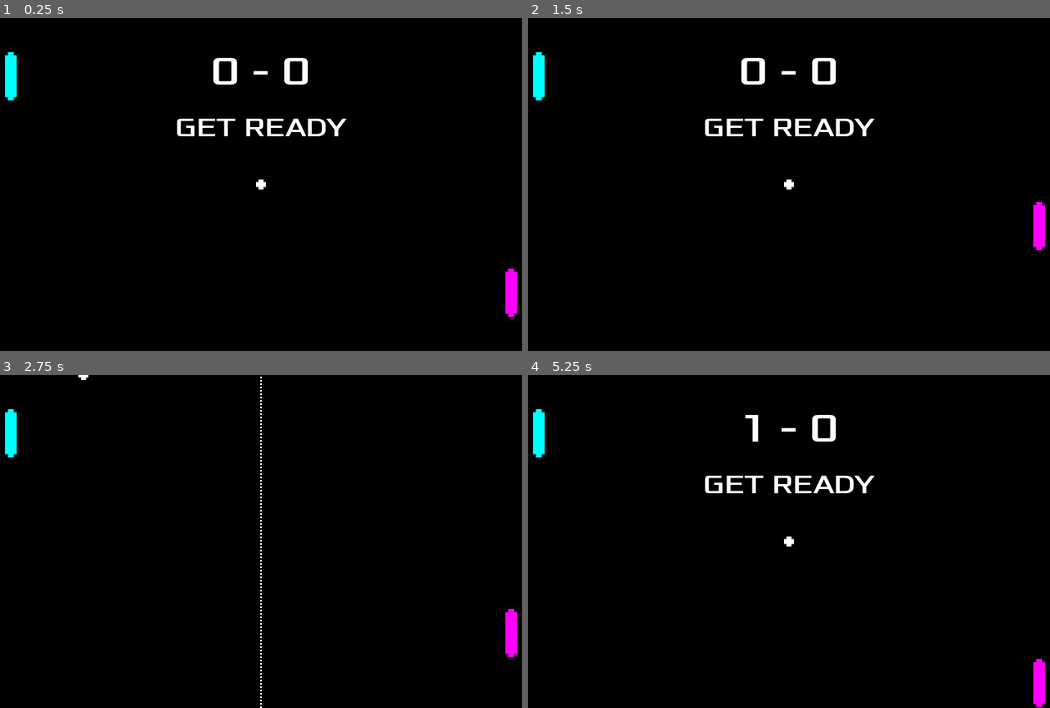
Above: before the commit, frames 1-4 (two rows, left to right).
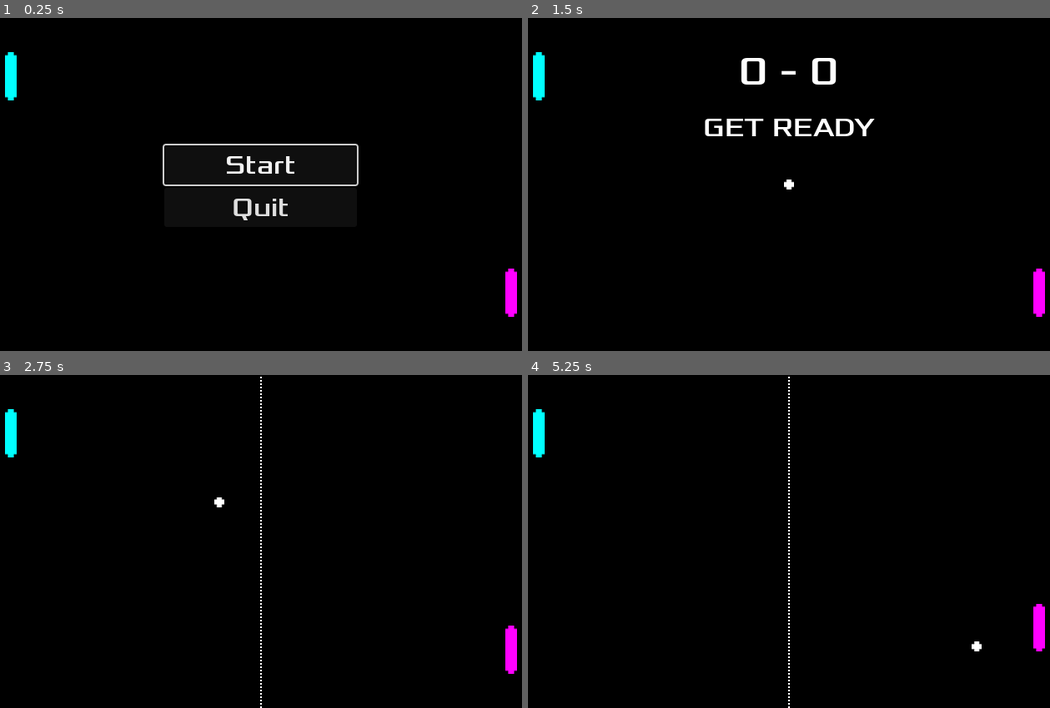
Above: after the commit, the same moments.

Repository: kabbagepatch/GodotGames
Game: Godot game, scene res://Scenes/world.tscn
Two runs of this game, one before a commit and one after it. Both use one fixed random seed, a clock stepped at 60 frames per second and the inputs below.
Inputs (mouse positions are in pixels of both pictures, inside the frame that each line leads up to):
- Up to frame 1 (0.25 s): no input
- Up to frame 2 (1.5 s): click (789, 164) at 0.5 s, where only the run after the commit has a clickable "Start"; tap Enter at 1.25 s; hold Up (player_two_move_up) from 1.28 s (still down)
- Up to frame 3 (2.75 s): release Up (player_two_move_up) at 2.03 s; hold Down (player_two_move_down) from 2.03 s (still down)
- Up to frame 4 (5.25 s): release Down (player_two_move_down) at 2.78 s; hold Up (player_two_move_up) 2.78-4.28 s; hold Down (player_two_move_down) from 4.28 s (still down)

The runs differ from the first frame. In frame 1, 2.4% of the frame differs, in the area x 31-69%, y 12-61%; in frame 2, 0.6%; in frame 3, 0.3%; in frame 4, 2.0%.

Commit message:
Added Menu. Refactored AI to Player 2

Diff:
--- /dev/null
+++ b/Pong/Scenes/menu.tscn
@@ -0,0 +1,44 @@
+[gd_scene load_steps=3 format=3 uid="uid://bmmm7hdnqflfv"]
+
+[ext_resource type="FontFile" uid="uid://mi671s0n2df8" path="res://Assets/Xolonium-Regular.ttf" id="1_1rerr"]
+[ext_resource type="Script" uid="uid://btthwuse8qjox" path="res://Scripts/menu.gd" id="1_xhh6f"]
+
+[node name="Menu" type="Control"]
+layout_mode = 3
+anchors_preset = 15
+anchor_right = 1.0
+anchor_bottom = 1.0
+grow_horizontal = 2
+grow_vertical = 2
+script = ExtResource("1_xhh6f")
+
+[node name="VBoxContainer" type="VBoxContainer" parent="."]
+layout_mode = 1
+anchors_preset = 8
+anchor_left = 0.5
+anchor_top = 0.5
+anchor_right = 0.5
+anchor_bottom = 0.5
+offset_left = -115.5
+offset_top = -49.0
+offset_right = 115.5
+offset_bottom = 49.0
+grow_horizontal = 2
+grow_vertical = 2
+
+[node name="Start" type="Button" parent="VBoxContainer"]
+layout_mode = 2
+focus_neighbor_top = NodePath("../Quit")
+theme_override_fonts/font = ExtResource("1_1rerr")
+theme_override_font_sizes/font_size = 32
+text = "Start"
+
+[node name="Quit" type="Button" parent="VBoxContainer"]
+layout_mode = 2
+focus_neighbor_bottom = NodePath("../Start")
+theme_override_fonts/font = ExtResource("1_1rerr")
+theme_override_font_sizes/font_size = 32
+text = "Quit"
+
+[connection signal="pressed" from="VBoxContainer/Start" to="." method="_on_start_pressed"]
+[connection signal="pressed" from="VBoxContainer/Quit" to="." method="_on_quit_pressed"]
--- a/Pong/Scenes/player2.tscn
+++ b/Pong/Scenes/player2.tscn
@@ -4,7 +4,7 @@
 [ext_resource type="Texture2D" uid="uid://uelc3cxsd0bo" path="res://Assets/right_pallete.png" id="2_x88p5"]
 
 [sub_resource type="RectangleShape2D" id="RectangleShape2D_cvnsp"]
-size = Vector2(14, 58)
+size = Vector2(14, 53)
 
 [node name="Player2" type="Area2D"]
 script = ExtResource("1_x88p5")
@@ -14,6 +14,7 @@
 texture = ExtResource("2_x88p5")
 
 [node name="CollisionShape2D" type="CollisionShape2D" parent="."]
+position = Vector2(0, -0.5)
 shape = SubResource("RectangleShape2D_cvnsp")
 
 [connection signal="body_entered" from="." to="." method="_on_body_entered"]
--- a/Pong/Scenes/world.tscn
+++ b/Pong/Scenes/world.tscn
@@ -7,6 +7,7 @@
 [ext_resource type="PackedScene" uid="uid://byjh0tuc2agf7" path="res://Scenes/ball.tscn" id="5_fo5ed"]
 [ext_resource type="Script" uid="uid://dm6hnk71t4fkt" path="res://Scripts/ball.gd" id="6_5ukr8"]
 [ext_resource type="PackedScene" uid="uid://b0wqls4ojf7iw" path="res://Scenes/HUD.tscn" id="7_o06y3"]
+[ext_resource type="PackedScene" uid="uid://bmmm7hdnqflfv" path="res://Scenes/menu.tscn" id="8_k7acu"]
 
 [node name="World" type="Node2D"]
 script = ExtResource("1_5ukr8")
@@ -31,7 +32,15 @@
 
 [node name="HUD" parent="." instance=ExtResource("7_o06y3")]
 
+[node name="Menu" parent="." instance=ExtResource("8_k7acu")]
+offset_left = 319.0
+offset_top = 202.0
+offset_right = 319.0
+offset_bottom = 202.0
+
 [connection signal="p1_hit" from="Player1" to="." method="_on_p1_hit"]
+[connection signal="p1_hit" from="Player1" to="Player2" method="_on_player_1_p_1_hit"]
 [connection signal="p2_hit" from="Player2" to="." method="_on_p2_hit"]
 [connection signal="player_scored" from="Ball" to="." method="_on_player_scored"]
 [connection signal="timeout" from="StartTimer" to="." method="_on_start_timer_timeout"]
+[connection signal="start_game" from="Menu" to="." method="_on_menu_start_game"]
--- a/Pong/Scripts/ball.gd
+++ b/Pong/Scripts/ball.gd
@@ -2,7 +2,7 @@
 
 signal player_scored
 
-@export var speed = 400
+@export var speed = 300
 var screen_size
 @export var velocity = Vector2.ZERO
 var rng = RandomNumberGenerator.new()
@@ -21,7 +21,7 @@
 	elif position.x <= 0:
 		player_scored.emit(2)
 
-	var normalized_velocity = velocity.normalized() * speed
+	var normalized_velocity = velocity * speed
 
 	position += normalized_velocity * delta
 	position = position.clamp(Vector2.ZERO, Vector2(screen_size.x, screen_size.y))
--- /dev/null
+++ b/Pong/Scripts/menu.gd
@@ -0,0 +1,14 @@
+extends Control
+@onready var start: Button = $VBoxContainer/Start
+
+signal start_game
+
+func _ready() -> void:
+	start.grab_focus()
+
+func _on_start_pressed() -> void:
+	print('Start Test')
+	start_game.emit()
+
+func _on_quit_pressed() -> void:
+	get_tree().quit()
--- a/Pong/Scripts/player_1.gd
+++ b/Pong/Scripts/player_1.gd
@@ -5,12 +5,15 @@
 @export var speed = 400
 var screen_size
 var y_limit = 30
+@export var game_started = false
 
 func _ready():
 	screen_size = get_viewport_rect().size
 
 func _process(delta):
-	var velocity = Vector2.ZERO # The player's movement vector.
+	if !game_started:
+		return
+	var velocity = Vector2.ZERO
 
 	if Input.is_action_pressed("player_one_move_down"):
 		velocity.y += 1
--- a/Pong/Scripts/player_2.gd
+++ b/Pong/Scripts/player_2.gd
@@ -2,20 +2,37 @@
 
 signal p2_hit
 
+@onready var ball: StaticBody2D = $"../Ball"
+
 @export var speed = 400
 var screen_size
 var y_limit = 30
+@export var game_started = false
+var rng = RandomNumberGenerator.new()
+var mode = "AI"
+var ai_start = false
+var ai_velocity = 0
+var ai_threshold = 40
 
 func _ready():
 	screen_size = get_viewport_rect().size
 
 func _process(delta):
-	var velocity = Vector2.ZERO # The player's movement vector.
+	if !game_started:
+		return
 
-	if Input.is_action_pressed("player_two_move_down"):
-		velocity.y += 1
-	if Input.is_action_pressed("player_two_move_up"):
-		velocity.y -= 1
+	var velocity = Vector2.ZERO
+
+	if mode == "HUMAN":
+		if Input.is_action_pressed("player_two_move_down"):
+			velocity.y += 1
+		if Input.is_action_pressed("player_two_move_up"):
+			velocity.y -= 1
+	elif ai_start:
+		if position.y > ball.position.y + ai_threshold:
+			velocity.y = ai_velocity * -1
+		elif position.y < ball.position.y - ai_threshold:
+			velocity.y = ai_velocity
 
 	if velocity.length() > 0:
 		velocity = velocity.normalized() * speed
@@ -25,3 +42,9 @@
 
 func _on_body_entered(_body: Node2D) -> void:
 	p2_hit.emit()
+	ai_start = false
+
+func _on_player_1_p_1_hit() -> void:
+	ai_velocity = rng.randf_range(0.5, 1)
+	ai_threshold = rng.randf_range(20, 40)
+	ai_start = true
--- a/Pong/Scripts/world.gd
+++ b/Pong/Scripts/world.gd
@@ -1,9 +1,13 @@
 extends Node2D
 
+@onready var player_1: Area2D = $Player1
+@onready var player_2: Area2D = $Player2
 @onready var ball: StaticBody2D = $Ball
 @onready var start_timer: Timer = $StartTimer
 @onready var hud: CanvasLayer = $HUD
 @onready var separator: Sprite2D = $Separator
+@onready var menu: Control = $Menu
+
 var rng = RandomNumberGenerator.new()
 var time_start = 0
 
@@ -11,17 +15,31 @@
 var p2_score = 0
 var recent_player_win = 1
 
+var ai_start = false
+var ai_velocity = 0
+var ai_threshold = 40
+
 func _ready():
+	ball.hide()
+	hud.hide()
+	separator.hide()
+
+func _on_menu_start_game() -> void:
 	start_timer.start()
 	separator.hide()
+	player_1.game_started = true
+	player_2.game_started = true
+	ball.show()
+	hud.show()
 	hud.show_message("0 - 0", "GET READY")
+	menu.hide()
 	time_start = Time.get_unix_time_from_system()
 
 func _on_p1_hit():
-	ball.velocity = Vector2(1 + (floorf(Time.get_unix_time_from_system() - time_start) / 50), rng.randf_range(-1, 1))
+	ball.velocity = Vector2(1 + (floorf(Time.get_unix_time_from_system() - time_start) / 100), rng.randf_range(-1, 1))
 
 func _on_p2_hit():
-	ball.velocity = Vector2(-1 - (floorf(Time.get_unix_time_from_system() - time_start) / 50), rng.randf_range(-1, 1))
+	ball.velocity = Vector2(-1 - (floorf(Time.get_unix_time_from_system() - time_start) / 100), rng.randf_range(-1, 1))
 
 func _on_player_scored(player):
 	recent_player_win = player
@@ -29,18 +47,22 @@
 		p1_score += 1
 	else:
 		p2_score += 1
+	if p1_score == 5 or p2_score == 5:
+		game_over()
+		return
 
+	time_start = Time.get_unix_time_from_system()
 	ball.reset()
 	separator.hide()
-	var message = "GET READY"
-	var game_over = false
-	if p1_score == 5 or p2_score == 5:
-		message = "GAME OVER"
-		game_over = true
-	else:
-		start_timer.start()
-
-	hud.show_message("%s - %s" % [p1_score, p2_score], message, game_over)
+	start_timer.start()
+	hud.show_message("%s - %s" % [p1_score, p2_score], "GET READY", false)
 
 func _on_start_timer_timeout() -> void:
 	ball.start(recent_player_win * 2 - 3)
+	if recent_player_win == 2:
+		ai_start = true
+
+func game_over() -> void:
+	player_1.game_started = false
+	player_2.game_started = false
+	hud.show_message("%s - %s" % [p1_score, p2_score], "GAME OVER", true)
Not shown: 1 places in Pong/Scenes/world.tscn that only renumber resources
Not shown, added: Pong/Scripts/menu.gd.uid
